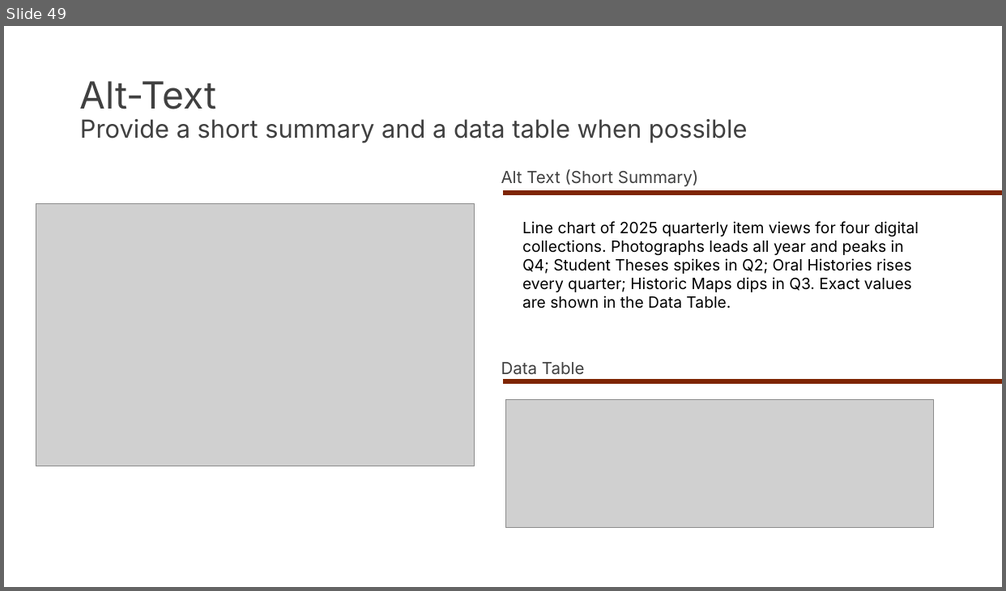
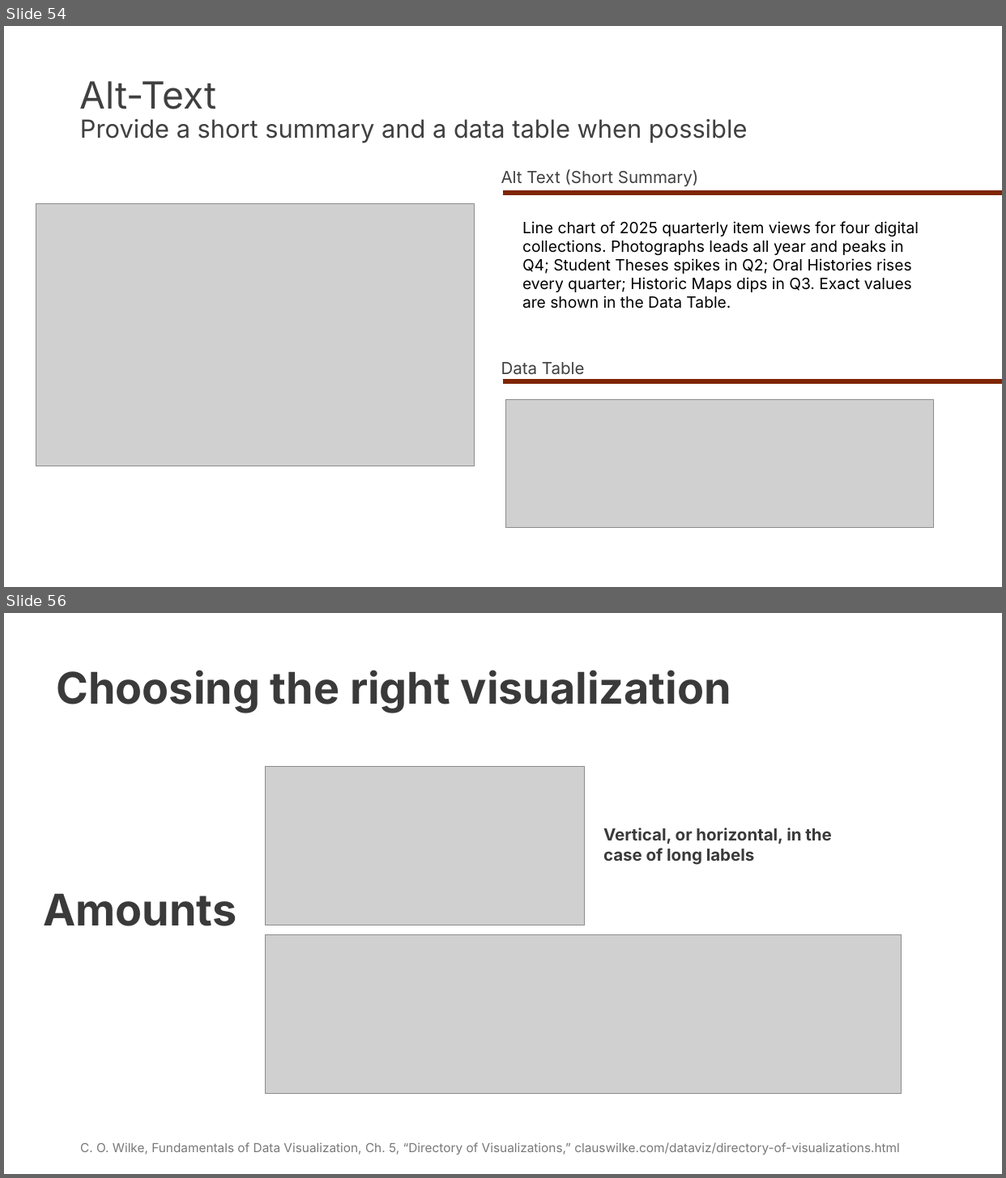
Before and after one commit to pete-lawson/visualize-it-dlf-2026, a slide deck: docs/materials/dlf-data-visualization.pptx. Shown one above the other, each under a label of ours: slide 49 before the commit, slides 54 and 56 after it; the slides between them are not shown. The pictures are 1006x591 and 1006x1178 pixels, drawn with LibreOffice and Linux fonts; fonts in the diff are those of the drawing; grey boxes stand for pictures. Boxes give left, top, right and bottom in pixels: in the first picture for what was removed or moved away, otherwise in the second. Text is boxed around its words. In the diff, an @@ line names an element or a change of style, - is before the commit and + after.

```diff
--- a/docs/materials/dlf-data-visualization.pptx
+++ b/docs/materials/dlf-data-visualization.pptx
@@ slide 56 added at bbox=[4, 613, 1002, 1174], background #FFFFFF @@
@@ text added at bbox=[56, 670, 731, 713], 42 pt, text #3A3A3A, bold @@
+Choosing the right visualization
@@ picture added at bbox=[266, 766, 585, 925] @@
@@ text added at bbox=[603, 828, 831, 865], 16 pt, text #3A3A3A, bold @@
+Vertical, or horizontal, in the case of long labels
@@ text added at bbox=[43, 893, 236, 926], 42 pt, text #3A3A3A, bold @@
+Amounts
@@ picture added at bbox=[266, 935, 901, 1093] @@
@@ text added at bbox=[80, 1143, 900, 1155], 12 pt, text #797979 @@
+C. O. Wilke, Fundamentals of Data Visualization, Ch. 5, “Directory of Visualizations,” clauswilke.com/dataviz/directory-of-visualizations.html
@@ what was slide 49 is now slide 54 @@
```
Also in this commit, not shown: 1 slide changed, 10 other slides added, 8 other files.
